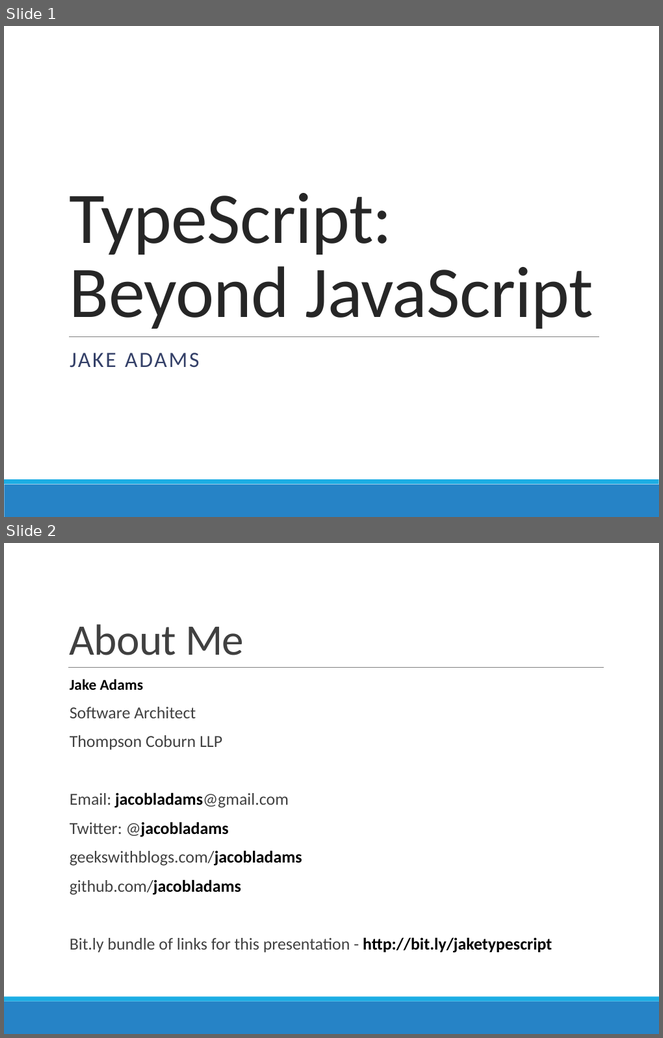
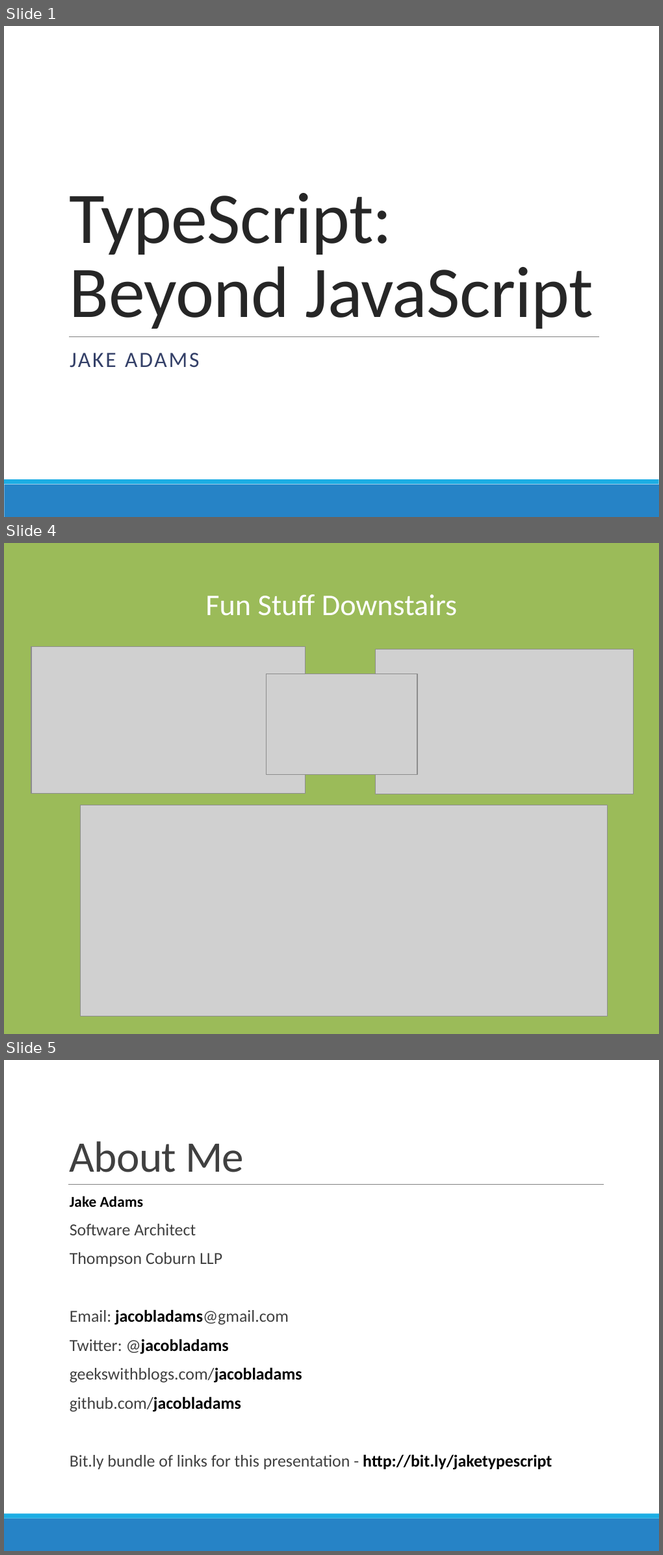
Before and after one commit to jacobladams/presentations, a slide deck: typescript/TypeScript - Beyond JavaScript.pptx. Shown one above the other, each under a label of ours: slides 1 and 2 before the commit, slides 1, 4 and 5 after it; the slides between them are not shown. The pictures are 663x1038 and 663x1555 pixels, drawn with LibreOffice and Linux fonts; fonts in the diff are those of the drawing; grey boxes stand for pictures. Boxes give left, top, right and bottom in pixels: in the first picture for what was removed or moved away, otherwise in the second. Text is boxed around its words. In the diff, an @@ line names an element or a change of style, - is before the commit and + after.

```diff
--- a/typescript/TypeScript - Beyond JavaScript.pptx
+++ b/typescript/TypeScript - Beyond JavaScript.pptx
@@ slide 4 added at box(4, 543, 659, 1034), background #9BBB59 @@
@@ title added at box(206, 594, 457, 616), 33 pt, text #FFFFFF @@
+Fun Stuff Downstairs
@@ picture added at box(31, 647, 306, 794) @@
@@ picture added at box(376, 649, 634, 795) @@
@@ picture added at box(266, 674, 417, 775) @@
@@ picture added at box(81, 805, 608, 1017) @@
@@ what was slide 2 is now slide 5 @@
```
Also in this commit, not shown: 2 slides changed, 2 other slides added, 43 other files.
